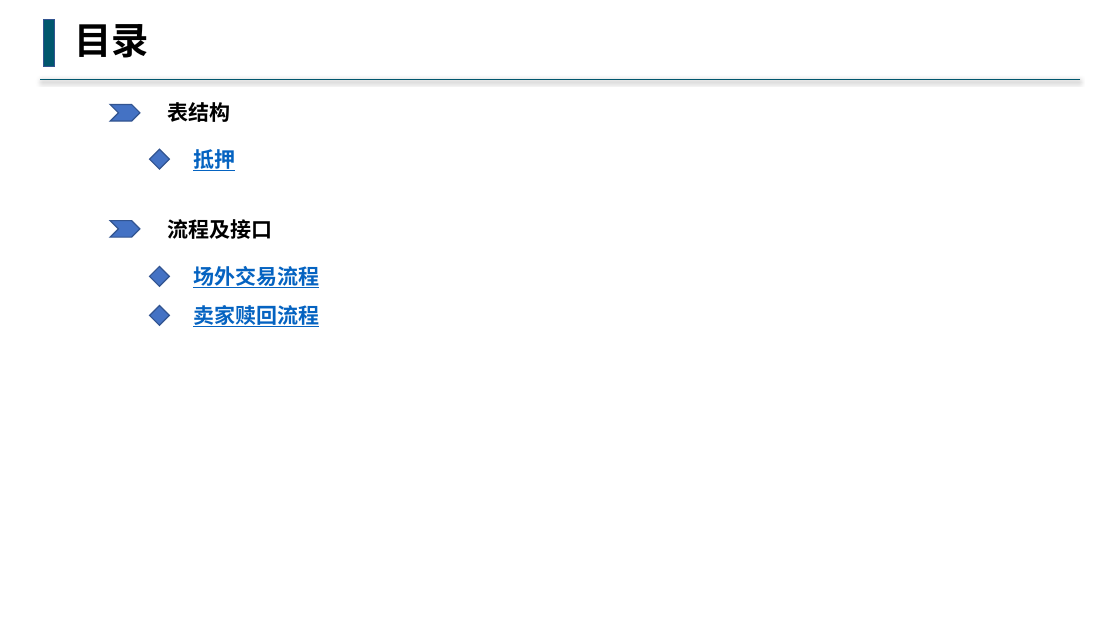
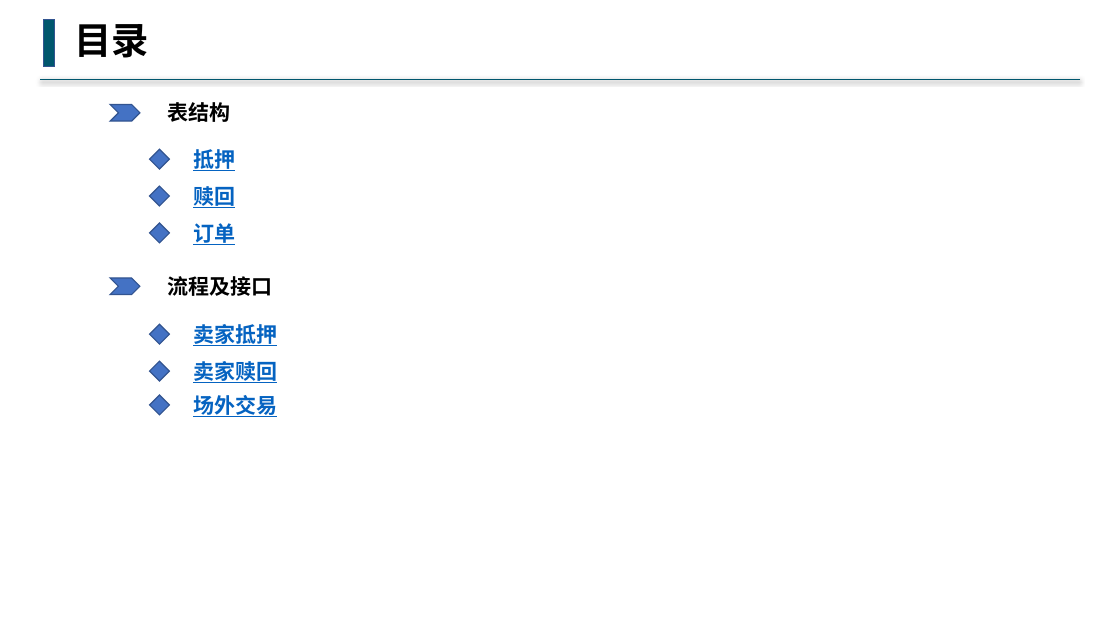
Before and after one commit to buddhachain/buddhaContract, a slide deck: slide 1 of doc/09.场外交易.pptx. Drawn at 1120x630 pixels with LibreOffice and Linux fonts; fonts in the diff are those of the drawing. Boxes give left, top, right and bottom in pixels: in the first picture for what was removed or moved away, otherwise in the second. Text is boxed around its words. In the diff, an @@ line names an element or a change of style, - is before the commit and + after.

Commit message:
更新场外交易合约

```diff
--- a/doc/09.场外交易.pptx
+++ b/doc/09.场外交易.pptx
@@ diamond added at bbox=[150, 187, 170, 207], fill #4472C4, outline #325491 1 pt @@
@@ text added at bbox=[193, 183, 235, 209], 18 pt, text #0563C1, bold, underline @@
+赎回
@@ diamond added at bbox=[150, 223, 170, 244], fill #4472C4, outline #325491 1 pt @@
@@ text added at bbox=[193, 223, 235, 245], 18 pt, text #0563C1, bold, underline @@
+订单
@@ chevron: place and size @@
-chevron at bbox=[110, 221, 139, 238]
+chevron at bbox=[110, 278, 139, 295]
@@ text "流程及接口": place and size @@
-text "流程及接口" at bbox=[168, 219, 273, 239]
+text "流程及接口" at bbox=[168, 276, 273, 296]
@@ diamond added at bbox=[150, 324, 170, 344], fill #4472C4, outline #325491 1 pt @@
@@ text added at bbox=[193, 321, 277, 347], 18 pt, text #0563C1, bold, underline @@
+卖家抵押
@@ text at bbox=[193, 358, 277, 384]: text changed @@
-卖家赎回流程
+卖家赎回
@@ diamond: place and size @@
-diamond at bbox=[150, 306, 170, 326]
+diamond at bbox=[150, 361, 170, 381]
@@ diamond: place and size @@
-diamond at bbox=[150, 266, 170, 287]
+diamond at bbox=[150, 395, 170, 415]
@@ text at bbox=[193, 395, 277, 417]: text changed @@
-场外交易流程
+场外交易
```
Also in this commit, not shown: 3 other slides changed, 3 slides added.
